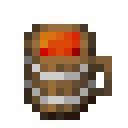
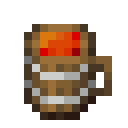
Before/after of a 128×128 layered artwork. What changed in the layer stack:
renamed "Cagor" to "Liquid", painted on it over [40, 32, 80, 56]
painted on "Tankard" over [32, 24, 112, 112]
